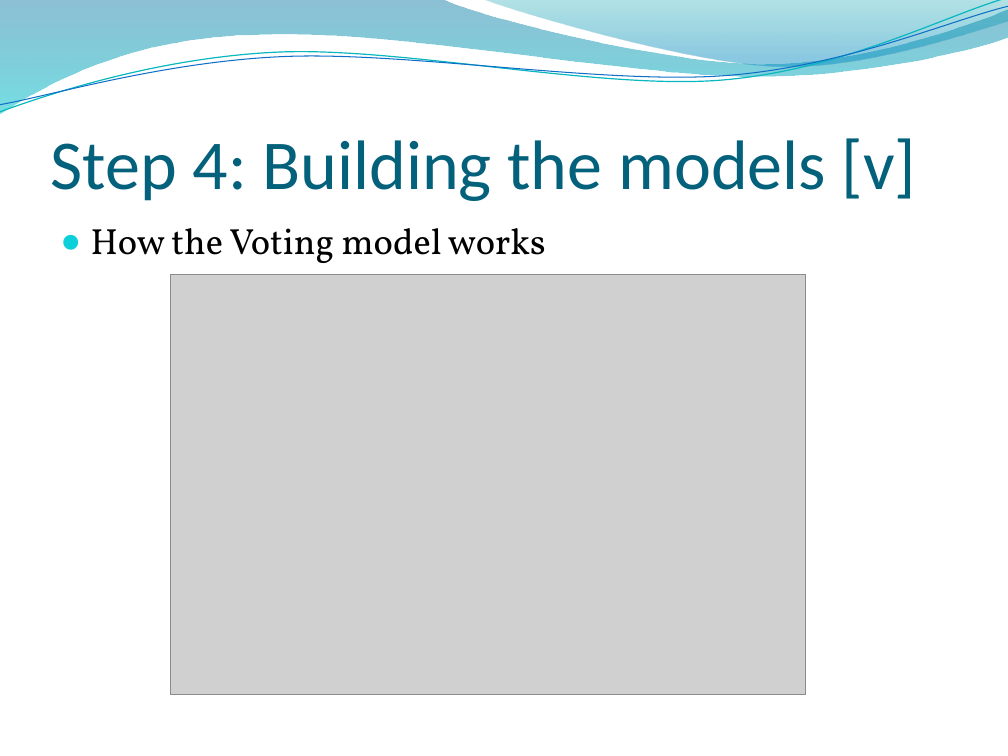
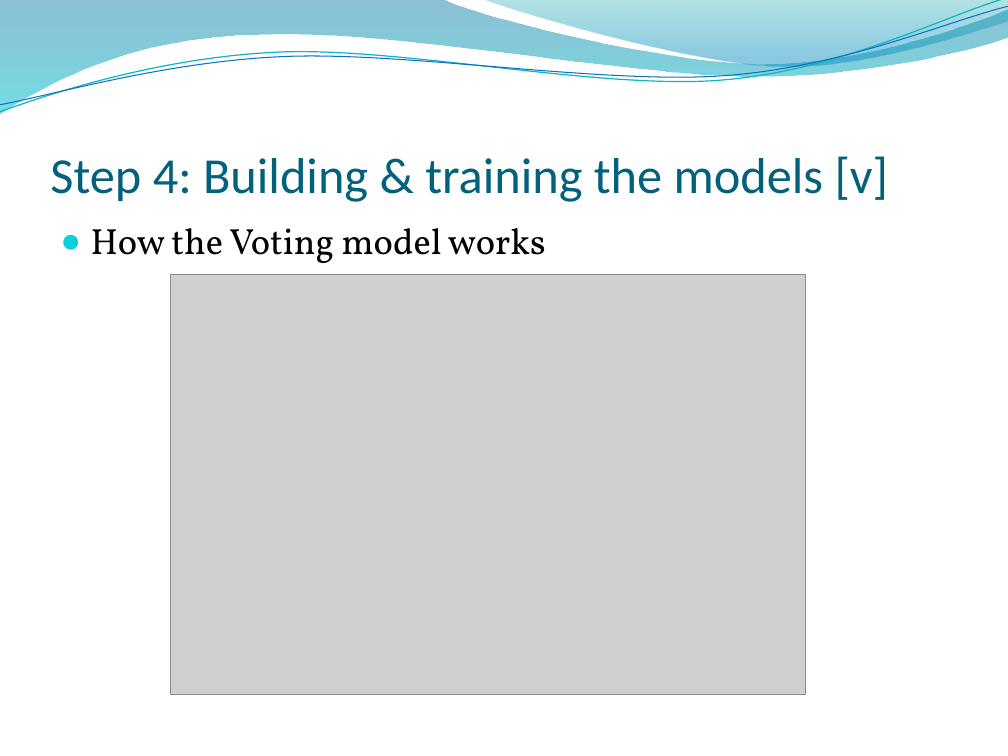
Before and after one commit to lkrump7/regression-apples-predict-api-template, a slide deck: slide 26 of What will the apples cost.pptx. Drawn at 1008x756 pixels with LibreOffice and Linux fonts; fonts in the diff are those of the drawing; grey boxes stand for pictures; background and template pictures are left out. Boxes give left, top, right and bottom in pixels: in the first picture for what was removed or moved away, otherwise in the second. Text is boxed around its words. In the diff, an @@ line names an element or a change of style, - is before the commit and + after.

```diff
--- a/What will the apples cost.pptx
+++ b/What will the apples cost.pptx
@@ title at (50,156,889,202): text changed; size 50 to 36 pt @@
-Step 4: Building the models [v]
+Step 4: Building & training the models [v]
```
Also in this commit, not shown: 7 other slides changed, 2 slides added.
